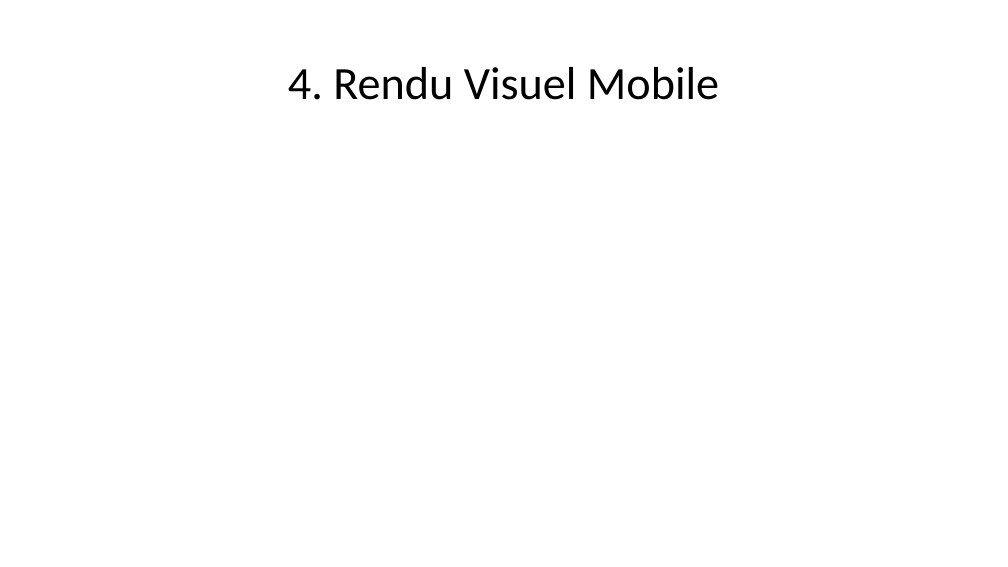
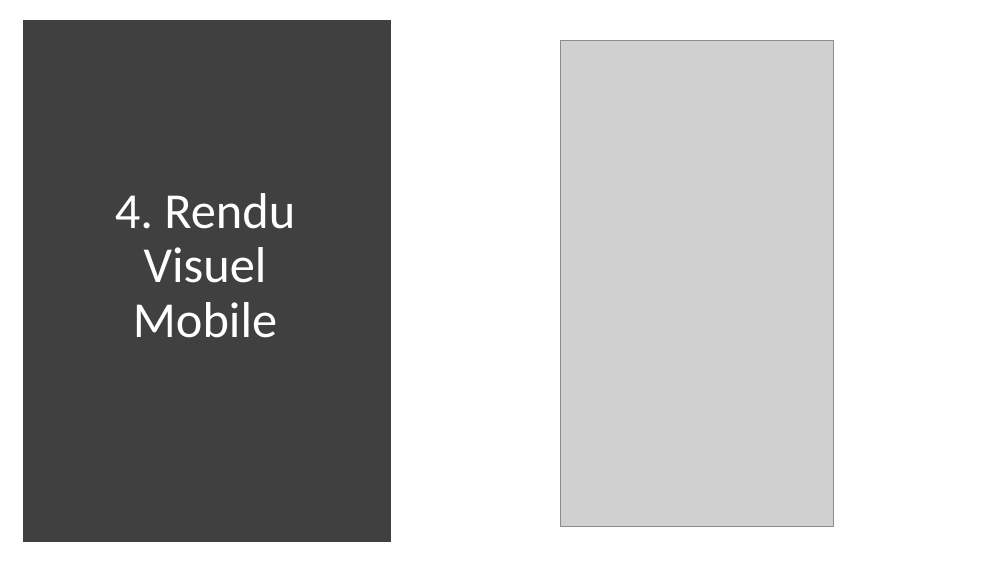
Before and after one commit to Dakusy/P2_Booki, a slide deck: slide 6 of P2.pptx. Drawn at 1008x567 pixels with LibreOffice and Linux fonts; fonts in the diff are those of the drawing; grey boxes stand for pictures. Boxes give left, top, right and bottom in pixels: in the first picture for what was removed or moved away, otherwise in the second. Text is boxed around its words. In the diff, an @@ line names an element or a change of style, - is before the commit and + after.

```diff
--- a/P2.pptx
+++ b/P2.pptx
@@ rectangle added at (28,26,386,537), fill #404040, outline #404040 10 pt @@
@@ picture added at (561,41,833,527) @@
@@ title "4. Rendu Visuel Mobile": place and size @@
-title "4. Rendu Visuel Mobile" at (288,67,719,100)
+title "4. Rendu Visuel Mobile" at (115,193,295,338)
@@ title "4. Rendu Visuel Mobile" at (115,193,295,338): size 44 to 48 pt, text colour #000000 to #FFFFFF @@
```
Also in this commit, not shown: 3 other slides changed, 2 slides added, 1 slide removed, 2 other files.
